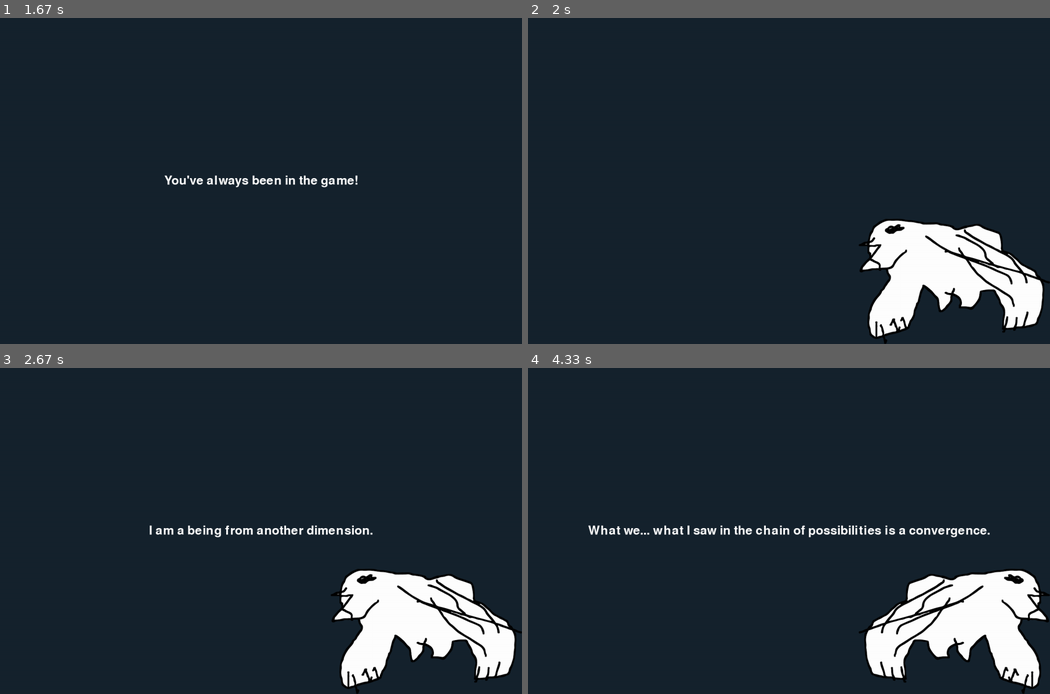
Above: before the commit, frames 1-4 (two rows, left to right).
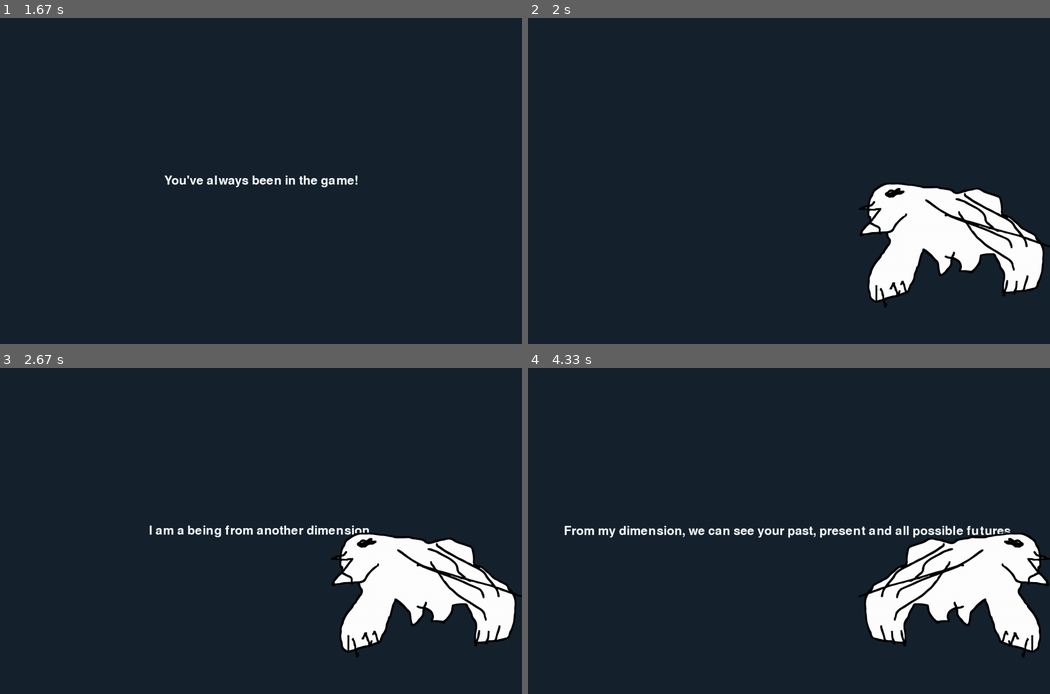
Above: after the commit, the same moments.

Repository: DerrickDDInAI/Enter-the-pygame
Game: pygame game, started from run_game.py
The game is run twice, just before and just after one commit, with the same random seed, the same clock (stepped at 60 frames per second) and the same inputs.
Inputs:
- Up to frame 1 (1.67 s): hold Right 0.33-0.8 s; hold Up 0.83-1.13 s; hold Right 1.17-1.63 s
- Up to frame 2 (2 s): hold Left from 1.67 s (still down)
- Up to frame 3 (2.67 s): release Left at 2.2 s; hold Down 2.23-2.53 s; hold Left from 2.57 s (still down)
- Up to frame 4 (4.33 s): release Left at 2.97 s; hold Up 3-3.37 s; hold Right 3.4-4.03 s; hold Down from 4.07 s (still down)

Frame 1 is identical in both runs. In frame 2, 9.5% of the frame differs, in the area x 63-100%, y 50-100%; in frame 3, 9.6%; in frame 4, 11%, in the area x 7-100%, y 48-100%.

Commit message:
adding environment; update user's move (buggy)

Diff:
--- a/gamecore/environment.py
+++ b/gamecore/environment.py
@@ -0,0 +1,133 @@
+#=====================================================================
+# Classes
+#=====================================================================
+
+# from pygame import math
+import math
+
+class Environment:
+    """
+    Environment defines the physics and boundaries of the simulation.
+    """
+
+    def __init__(self, size, color=(255,255,255)):
+        self.width, self.height = size
+        self.color = color
+        self.air_mass = 0.02
+        self.elasticity = 0.75
+        self.gravity = 0.01
+        self.acceleration = (math.pi,self.gravity)
+
+    def add_vectors(self, vector_1, vector_2):
+        """
+        Function to add 2 vectors
+        A vector has a magnitude and a direction
+        Returns: sum of vector_1 and vector_2
+        """
+        angle_1, magnitude_1 = vector_1
+        angle_2, magnitude_2 = vector_2
+        x = math.sin(angle_1) * magnitude_1 + math.sin(angle_2) * magnitude_2
+        y = math.cos(angle_1) * magnitude_1 + math.cos(angle_2) * magnitude_2
+
+        angle = 0.5 * math.pi - math.atan2(y,x)
+        magnitude = math.hypot(x,y)
+
+        return (angle, magnitude)
+
+    # def add_air_resistance(self, player):
+    #     player.air_resistance = (player.mass/(player.mass + self.air_mass)) ** player.size
+
+    def add_air_resistance(self, player):
+        """
+        Function to make the player experience air resistance
+        that slows its speed.
+        """
+        player.speed *= (player.mass/(player.mass + self.air_mass)) ** player.size
+
+    def accelerate(self, player, vector):
+        """
+        Accelerate (= change speed and/or angle) by a vector
+        """
+        player.angle, player.speed = self.add_vectors((player.angle, player.speed), vector)
+
+    def attraction(self, player_1, player_2):
+        """
+        To change the velocity (= speed and direction)
+        due to gravitational attraction between 2 players
+        """
+        distance_x = player_1.x - player_2.x
+        distance_y = player_1.y - player_2.y
+        distance = math.hypot(distance_x, distance_y)
+
+        # if distance < sum of players' radius, it means collision
+        if distance < player_1.size + player_2.size:
+            return True
+
+        theta = math.atan2(distance_y,distance_x)
+        # Newton’s law of gravity
+        force = 0.1 * player_1.mass * player_2.mass / distance**2
+        self.accelerate(player_1, (theta - 0.5 * math.pi, force/player_1.mass))
+        self.accelerate(player_2, (theta + 0.5 * math.pi, force/player_2.mass))
+
+    def collide(self, player_1, player_2):
+        """
+        Function to check if collision between 2 players
+        and if collision, make them bounce.
+        """
+        distance_x = player_1.x - player_2.x
+        distance_y = player_1.y - player_2.y
+        distance = math.hypot(distance_x, distance_y)
+
+        # if distance < sum of players' radius, it means collision
+        if distance < player_1.size + player_2.size:
+            angle = math.atan2(distance_y,distance_x) + 0.5 * math.pi
+            total_mass = player_1.mass + player_2.mass
+
+            player_1_vector_a = (player_1.angle, player_1.speed * (player_1.mass - player_2.mass) / total_mass)
+            player_1_vector_b = (angle, 2 * player_2.speed * player_2.mass / total_mass)
+            player_1.angle, player_1.speed = self.add_vectors((player_1_vector_a, player_1_vector_b))
+
+            player_2_vector_a = (player_2.angle, player_2.speed * (player_2.mass - player_1.mass) / total_mass)
+            player_2_vector_b = (angle +math.pi, 2 * player_1.speed * player_1.mass / total_mass)
+            player_2.angle, player_2.speed = self.add_vectors((player_2_vector_a, player_2_vector_b))
+
+            elasticity = player_1.elasticity * player_2.elasticity
+            player_1.speed *= elasticity
+            player_2.speed *= elasticity
+
+            # At the time we detect the collision, the players circles could possibly overlap
+            # We correct their positions to remove this overlap
+            overlap = 0.5 * (player_1.size + player_2.size - distance + 1)
+            player_1.x += math.sin(angle) * overlap
+            player_1.y -= math.cos(angle) * overlap
+            player_2.x -= math.sin(angle) * overlap
+            player_2.y += math.cos(angle) * overlap
+
+    def bounce(self, player):
+        """
+        Function to check if a player hits the environment boundary
+        and if so, make it bounce.
+        """
+        # if player crosses left border:
+        if player.x < player.size:
+            player.x = 2 * player.size - player.x
+            player.angle = - player.angle
+            player.speed *= self.elasticity
+
+        # if player crosses right border:
+        elif player.x > self.width - player.size:
+            player.x = 2 * (self.width - player.size) - player.x
+            player.angle = - player.angle
+            player.speed *= self.elasticity
+
+        # if player crosses top border:
+        if player.y < player.size:
+            player.y = 2 * player.size - player.y
+            player.angle = math.pi - player.angle
+            player.speed *= self.elasticity
+
+        # if player crosses bottom border:
+        elif player.y > self.height - player.size:
+            player.y = 2 * (self.height - player.size) - player.y
+            player.angle = math.pi - player.angle
+            player.speed *= self.elasticity
--- a/gamecore/player.py
+++ b/gamecore/player.py
@@ -1,10 +1,28 @@
+#=====================================================================
+# Import
+#=====================================================================
+
+## Import internal modules
+import math
+from typing import List, Set, Dict, TypedDict, Tuple, Optional
+
+## Import 3rd party modules
+
+
+## Import local modules
+
+
 #=====================================================================
 # Classes
 #=====================================================================
 
+# from pygame import math
+import math
+
 class Player:
     """
     Player is a circle.
+    Has velocity, size and mass
     It has 2 attributes: name, xxx
     * name: xxx
     * xxx: xxx
@@ -20,11 +38,11 @@
 
     def __init__(
         self,
-        radius: int,
-        xy_pos: tuple,
+        xy_position: tuple,
+        size = 50,
+        mass: int = 1,
         name: str = None,
         color: tuple = (0,0,255), # RGB color code for blue
-        boost: float = 5.0
     ) -> None:
         """
         Function to create an instance of Player class
@@ -34,21 +52,23 @@
           (when player uses boost: boost is set to 0 and has to wait 5.0 seconds to use it again)
         """
         Player.count_created_players += 1
-        self.radius = radius
         self.x: int
         self.y: int
-        self.x, self.y = xy_pos
+        self.x, self.y = xy_position
+        self.size = size
+        self.thickness = 0
+        self.speed = 0 # player starts with no speed
+        self.angle = 0
+        self.mass = mass
+        self.elasticity = 0.9
 
         if name is None:
             self.name = f"player_{Player.count_created_players}"
         else:
             self.name = name
 
-        self.color = color
-        self.boost = boost
-        # self.speed_x: float =
-        # self.speed_y: float =
-
+        self.color: Tuple[int,int,int] = color
+        self.boost: float = 5.0
 
         Player.players_list.append(self)
 
@@ -59,7 +79,12 @@
         return f"{self.name}"
 
     def move(self):
-        pass
+        """
+        Function to move the player according to its speed and angle
+        """
+        self.x += math.sin(self.angle) * self.speed
+        self.y -= math.cos(self.angle) * self.speed
+
 
 class AIBots(Player):
     """
@@ -79,8 +104,9 @@
 
     def __init__(
         self,
-        radius: int,
-        xy_pos: tuple,
+        xy_position: tuple,
+        size = 50,
+        mass: int = 1,
         name: str = None,
         color: tuple = (255,0,0), # RGB color code for red
         boost: float = 5.0
@@ -93,10 +119,15 @@
           (when player uses boost: boost is set to 0 and has to wait 5.0 seconds to use it again)
         """
         AIBots.count_created_aibots += 1
-        self.radius = radius
         self.x: int
         self.y: int
-        self.x, self.y = xy_pos
+        self.x, self.y = xy_position
+        self.size = size
+        self.thickness = 0
+        self.speed = 0 # aibot starts with no speed
+        self.angle = 0
+        self.mass = mass
+        self.elasticity = 0.9
 
         if name is None:
             self.name = f"aibots_{AIBots.count_created_aibots}"
@@ -112,7 +143,7 @@
         AIBots.aibots_list.append(self)
 
 
-class Gorilla(Player):
+class Gorilla:
     """
     Gorilla class
     """
@@ -154,26 +185,28 @@
             "...", # 3
             "My name is Maestro Gorilla.", # 4
             "I am a being from another dimension.", # 5
-            "29 years ago in human time, I created my designer so that he could draw me.", # 6
+            "29 years ago in human time...", # 6
+            "I created my designer so that he could draw me.", # 7
 
             # "Another dimension? You created your designer?"
             # "You waited for 29 years that he draws you like this ?!
             # "Sorry to say but you're not exactly a picasso!"
             # "Wait, that's not what is important. Why are you here?"
-            "From my dimension, we can see your past, present and all possible futures.", # 7
-            "What we... what I saw in the chain of possibilities is a convergence.", # 8
+            "From my dimension, we can see your past, present and all possible futures.", # 8
+            "What we... what I saw in the chain of possibilities is a convergence.", # 9
 
             # "A convergence?"
-            "Something that must never happen!", # 9
-            "However, I can't tell you more than that.", # 10
-            "You're not ready... yet.", # 11
-            "What I can tell you is to train yourself!" # 12
+            "Something that must never happen!", # 10
+            "However, I can't tell you more than that.", # 11
+            "You're not ready... yet.", # 12
+            "What I can tell you is to train yourself!" # 13
 
             # "Waiiitt come back!"
             # " What does that mean? Train myself? In what? And for what?"
             # "What a very strange gorilla... Well, let's play, maybe I'll find more information.
             ]
-
+    def move(self):
+        pass
 #============================================================
 # Main functions
 #============================================================
--- a/run_game.py
+++ b/run_game.py
@@ -9,7 +9,8 @@
 
 ## Import internal modules
 import sys
-import os.path
+# import os.path
+import math
 from typing import List, Set, Dict, TypedDict, Tuple, Optional
 
 ## Import 3rd party modules
@@ -18,8 +19,10 @@
 
 
 ## Import local modules
-from gamecore.player import Player, Gorilla
 from gamecore.level import Level
+from gamecore.environment import Environment
+from gamecore.player import AIBots, Player, Gorilla
+
 
 
 #=====================================================================
@@ -86,16 +89,17 @@
 
             # Check keys continuously pressed
             keys = pygame.key.get_pressed()
-
-            if keys[pygame.K_LEFT]:
-                pass # move player left
-            if keys[pygame.K_RIGHT]:
-                pass # move player right
-            if keys[pygame.K_UP]:
-                pass # move player up
-            if keys[pygame.K_DOWN]:
-                pass # move player down
-
+            if keys:
+                keys_pressed = {"left": False, "right": False, "up": False, "down": False}
+                if keys[pygame.K_LEFT]:
+                    keys_pressed["left"] = True
+                if keys[pygame.K_RIGHT]:
+                    keys_pressed["right"] = True
+                if keys[pygame.K_UP]:
+                    keys_pressed["up"] = True
+                if keys[pygame.K_DOWN]:
+                    keys_pressed["down"] = True
+                return keys_pressed
             # Resize the display
             if event.type == pygame.VIDEORESIZE:
                 game_window.screen = pygame.display.set_mode(
@@ -142,6 +146,7 @@
 
     # 1. Create Level instances
     title_slide = Level("Title", "slide", "gamecore/assets/images/title_slide.png")
+    level_1 = Level("A new dimension")
 
     # 2. Import the background image
     ## convert() is not necessary but converts the image into a format easier for pygame => faster
@@ -204,17 +209,22 @@
     game_running = True # game loop
     framerate_limit = 120
     time_s = 0.0
-    current_dialogue_index = 0
     current_level_index = 0
     current_start_event = -1 # events happen at the start screen (event -1: just title slide; event 1: gorilla appears; event 2,3,...: dialogue; last event: gorilla disappears and game starts)
     # # Create empty dictionary that will store user input when necessary
     # input_dict: dict = {"size": None, "level": 0}
 
+    # Instantiate environment
+    world = Environment((WINDOW_WIDTH_PX, WINDOW_HEIGHT_PX), color=(255,255,255))
     # Instantiate player
-    player_1 = Player(20, (1,1),'Yoyo', (255,0,0))
+    # player_1 = Player(20, (1,1),'Yoyo', (255,0,0))
+    player_1 = Player((100, world.height/2), size=50, mass=100, name="John Titor", color=(22,35,46))
 
     # Instantiate local client who will control player_1
     client_1 = Client(player_1)
+
+    # Instantiate aibots
+    aibot_1 = AIBots((world.width - 100, world.height/2), size=50, mass=200)
 
     # Instantiate gorilla
     gorilla = Gorilla("gamecore/assets/images/gorilla.png", (game_window.width_px,game_window.height_px))
@@ -257,31 +267,35 @@
         elif current_start_event == 3:
             game_window.screen.fill((22,35,46)) # fill the screen with BeCode color
             gorilla.move()
-            game_window.screen.blit(gorilla.image, (gorilla.x - gorilla.image.get_width(), gorilla.y - gorilla.image.get_height()))
+            game_window.screen.blit(gorilla.image, (gorilla.x - gorilla.image.get_width(), gorilla.y - gorilla.image.get_height() - 100))
 
         # 3. Gorilla speaks
-        elif current_start_event in [4,5,6]:
+        elif current_start_event in [4,5,6,7]:
             game_window.screen.fill((22,35,46)) # fill the screen with BeCode color
             draw_text(gorilla.dialogues[current_start_event], (game_window.width_px/2,game_window.height_px/2))
-            game_window.screen.blit(gorilla.image, (gorilla.x - gorilla.image.get_width(), gorilla.y - gorilla.image.get_height()))
+            game_window.screen.blit(gorilla.image, (gorilla.x - gorilla.image.get_width(), gorilla.y - gorilla.image.get_height() - 100))
 
         # 4. Gorilla turns its back and speaks
-        elif current_start_event in [7,8]:
+        elif current_start_event in [8,9]:
             game_window.screen.fill((22,35,46)) # fill the screen with BeCode color
             draw_text(gorilla.dialogues[current_start_event], (game_window.width_px/2,game_window.height_px/2))
-            game_window.screen.blit(gorilla.image_flip, (gorilla.x - gorilla.image.get_width(), gorilla.y - gorilla.image.get_height()))
+            game_window.screen.blit(gorilla.image_flip, (gorilla.x - gorilla.image.get_width(), gorilla.y - gorilla.image.get_height() - 100))
 
         # 5. Gorilla faces towards left again and speaks
-        elif current_start_event in [9,10,11,12]:
+        elif current_start_event in [10,11,12,13]:
             game_window.screen.fill((22,35,46)) # fill the screen with BeCode color
             draw_text(gorilla.dialogues[current_start_event], (game_window.width_px/2,game_window.height_px/2))
-            game_window.screen.blit(gorilla.image, (gorilla.x - gorilla.image.get_width(), gorilla.y - gorilla.image.get_height()))
+            game_window.screen.blit(gorilla.image, (gorilla.x - gorilla.image.get_width(), gorilla.y - gorilla.image.get_height() - 100))
 
         # 6. Gorilla turn its back and leaves the screen from the right
         elif current_start_event == 13:
             game_window.screen.fill((255,255,255)) # fill the screen with white
             gorilla.move()
-            game_window.screen.blit(gorilla.image_flip, (gorilla.x - gorilla.image.get_width(), gorilla.y - gorilla.image.get_height()))
+            game_window.screen.blit(gorilla.image_flip, (gorilla.x - gorilla.image.get_width(), gorilla.y - gorilla.image.get_height() - 100))
+
+        # Quit the start screen loop
+        elif current_start_event == 14:
+            start_screen = False
 
         # Update the screen with the drawings
         pygame.display.update()
@@ -291,6 +305,8 @@
     # game_window.screen.fill(THECOLORS['black'])
     # pygame.display.update()
 
+    # Enter level 1
+    current_level_index = 1
 
     while game_running:
         # Get the delta t for one frame (this changes depending on system load).
@@ -307,11 +323,38 @@
         # if user_input is a tuple, it means the user changed the screen size
         if isinstance(user_input,tuple):
             game_window.width_px, game_window.height_px = user_input
-        game_window.screen.blit(pygame.transform.scale(levels_list[current_level_index].bg_surface, (game_window.width_px,game_window.height_px)), (0,0))
+        game_window.screen.fill(world.color) # fill the screen with white
+        # game_window.screen.blit(pygame.transform.scale(levels_list[current_level_index].bg_surface, (game_window.width_px,game_window.height_px)), (0,0))
         # game_window.screen.blit(levels_list[current_level_index].bg_surface, (0,0))
+
+        # if user_input is a dictionary, it means the user is pressing a key
+        if isinstance(user_input,dict):
+            if user_input["left"]:
+                player_1.angle -= 1
+            if user_input["right"]:
+                player_1.angle += 1
+            if user_input["up"]:
+                player_1.angle = math.pi - player_1.angle
+            if user_input["down"]:
+                player_1.angle = math.pi + player_1.angle
+            player_1.speed *= 2
+
+        player_1.move()
+        world.attraction(player_1, aibot_1)
+        world.add_air_resistance(player_1)
+        world.collide(player_1, aibot_1)
+        world.bounce(player_1)
+
+        # Players
+        pygame.draw.circle(game_window.screen, player_1.color, (player_1.x, player_1.y), player_1.size)
+
+        # AIBots
+        pygame.draw.circle(game_window.screen, aibot_1.color, (aibot_1.x, aibot_1.y), aibot_1.size)
+
 
         # Update the screen with the drawings
         pygame.display.update()
+        # pygame.display.flip() # difference between flip() and update(): flip updates the entire screen; update(rect) you can update portion of the display
 
         # Time
         time_s += dt_s # Measure time spent
